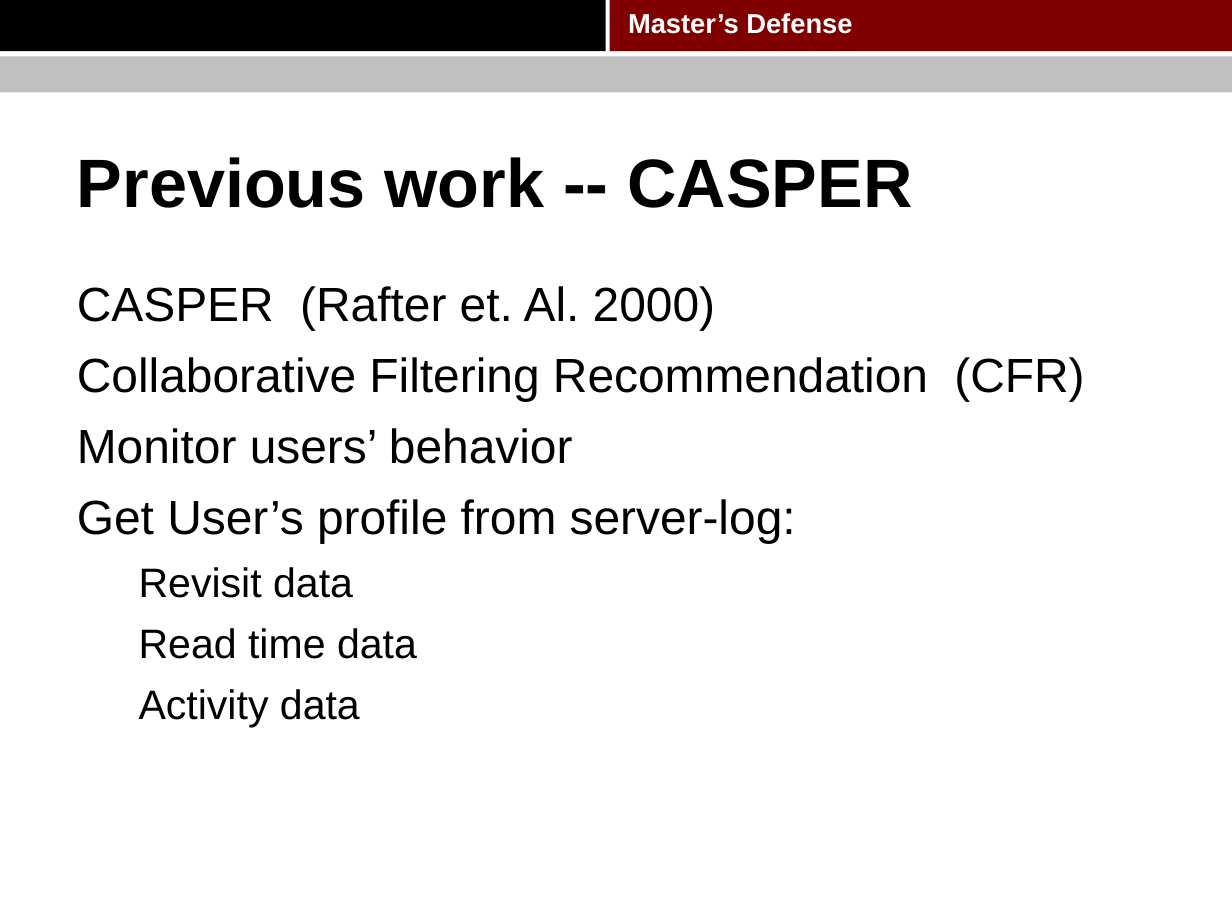
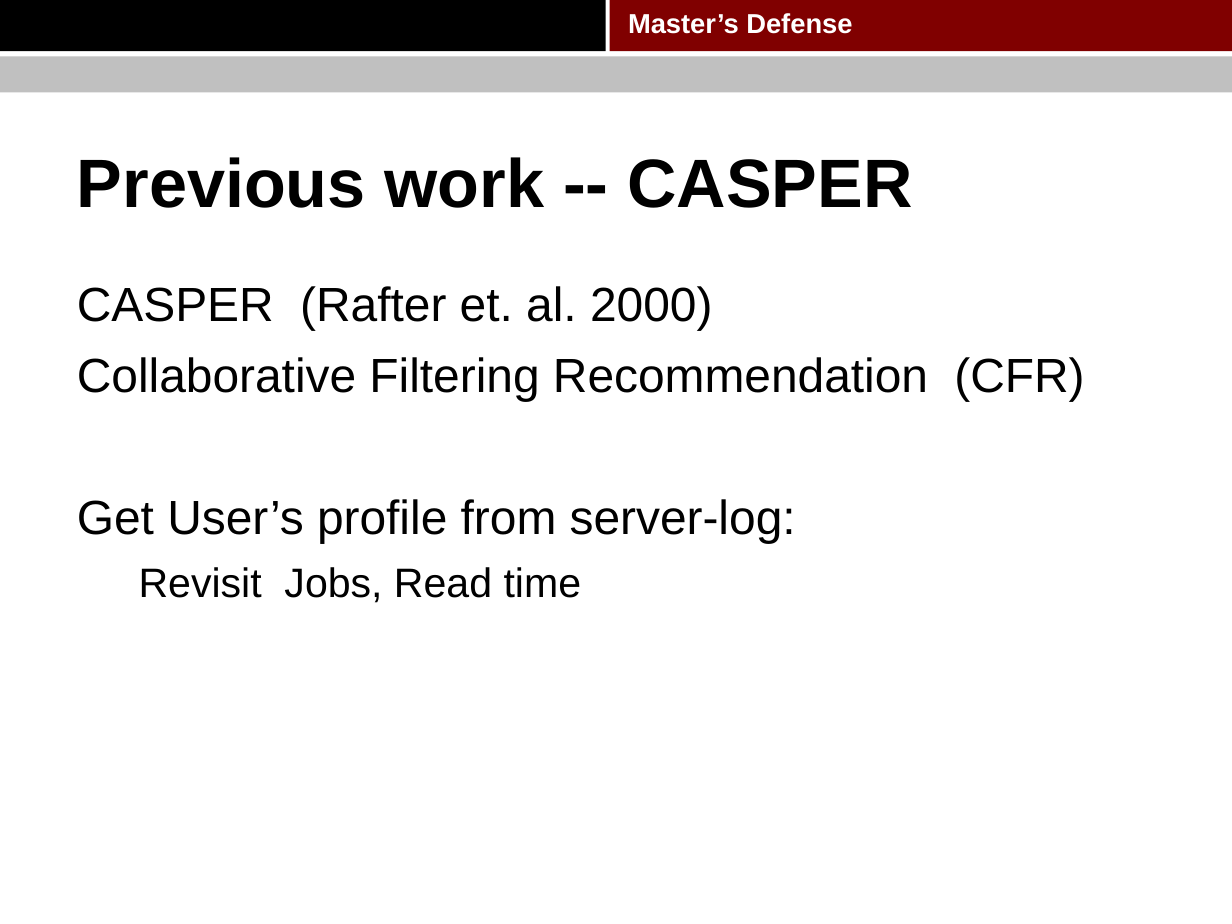
Before and after one commit to pkushiqiang/thesis, a slide deck: slide 9 of media/Master's thesis.pptx. Drawn at 1232x924 pixels with LibreOffice and Linux fonts; fonts in the diff are those of the drawing; background and template pictures are left out. Boxes give left, top, right and bottom in pixels: in the first picture for what was removed or moved away, otherwise in the second. Text is boxed around its words. In the diff, an @@ line names an element or a change of style, - is before the commit and + after.

```diff
--- a/media/Master's thesis.pptx
+++ b/media/Master's thesis.pptx
@@ text at (77, 286, 712, 330): text changed @@
-CASPER (Rafter et. Al. 2000)
+CASPER (Rafter et. al. 2000)
@@ text at (77, 428, 573, 464): paragraph removed @@
-Monitor users’ behavior
@@ text at (139, 567, 582, 603): text changed @@
-  Revisit data
-  Read time data
-  Activity data
+  Revisit Jobs, Read time
```
Also in this commit, not shown: 38 other slides changed, 6 slides added, 2 slides removed.
